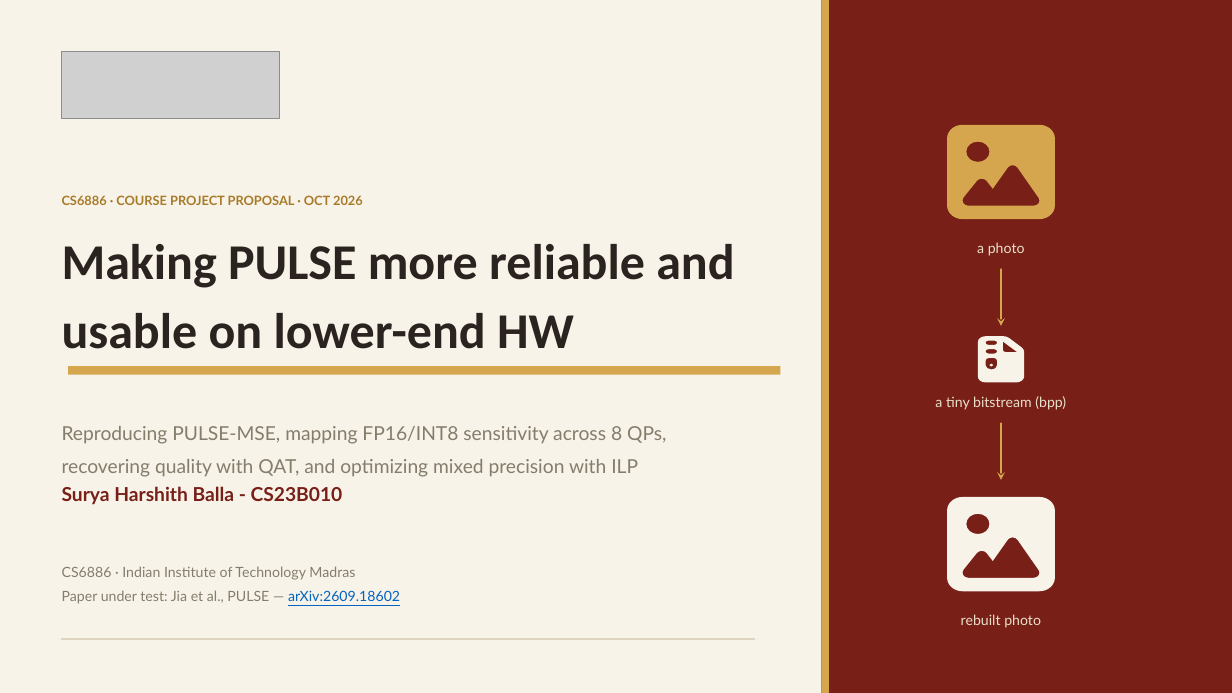
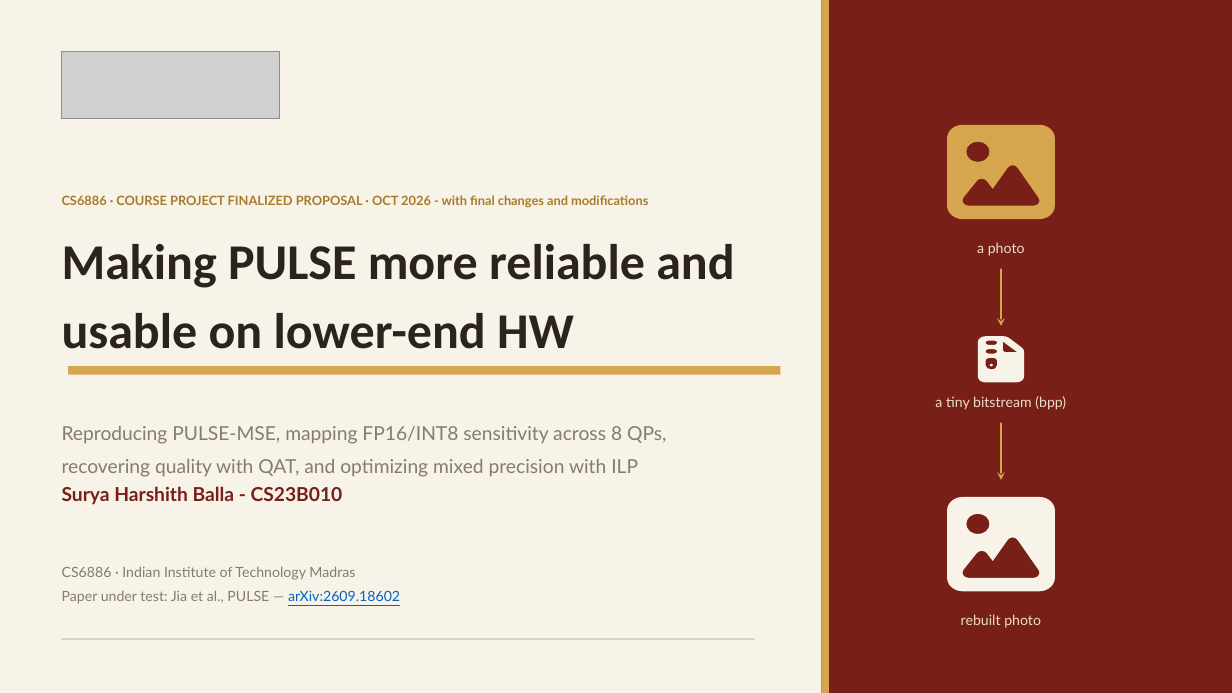
Before and after one commit to harshith0518/CS6886-PULSE-Quantization, a slide deck: slide 1 of artifacts/One Model, Eight Quality Settings, Eight Bits.pptx. Drawn at 1232x693 pixels with LibreOffice and Linux fonts; fonts in the diff are those of the drawing; grey boxes stand for pictures. Boxes give left, top, right and bottom in pixels: in the first picture for what was removed or moved away, otherwise in the second. Text is boxed around its words. In the diff, an @@ line names an element or a change of style, - is before the commit and + after.

Commit message:
finalized proposal

```diff
--- a/artifacts/One Model, Eight Quality Settings, Eight Bits.pptx
+++ b/artifacts/One Model, Eight Quality Settings, Eight Bits.pptx
@@ text at (x1=62, y1=195, x2=648, y2=208): text changed @@
-CS6886 · COURSE PROJECT PROPOSAL · OCT 2026
+CS6886 · COURSE PROJECT FINALIZED PROPOSAL · OCT 2026 - with final changes and modifications
```
Also in this commit, not shown: 1 other slide changed, 2 slides added, 2 slides removed, 1 other file.
